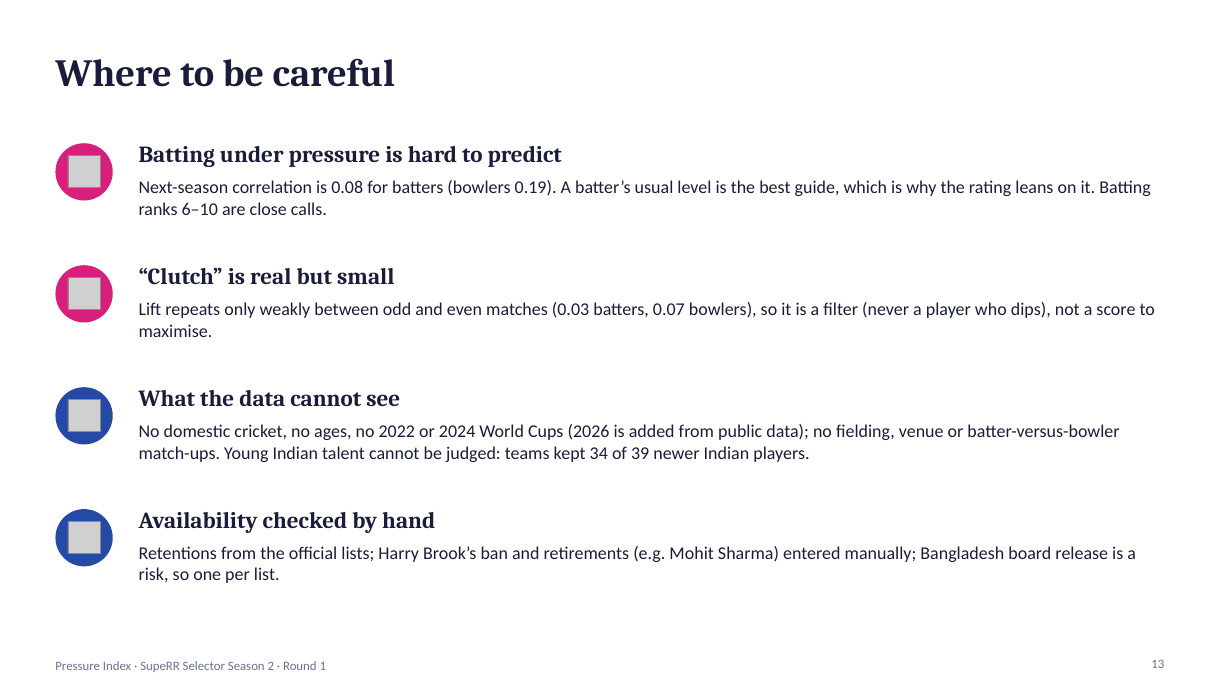
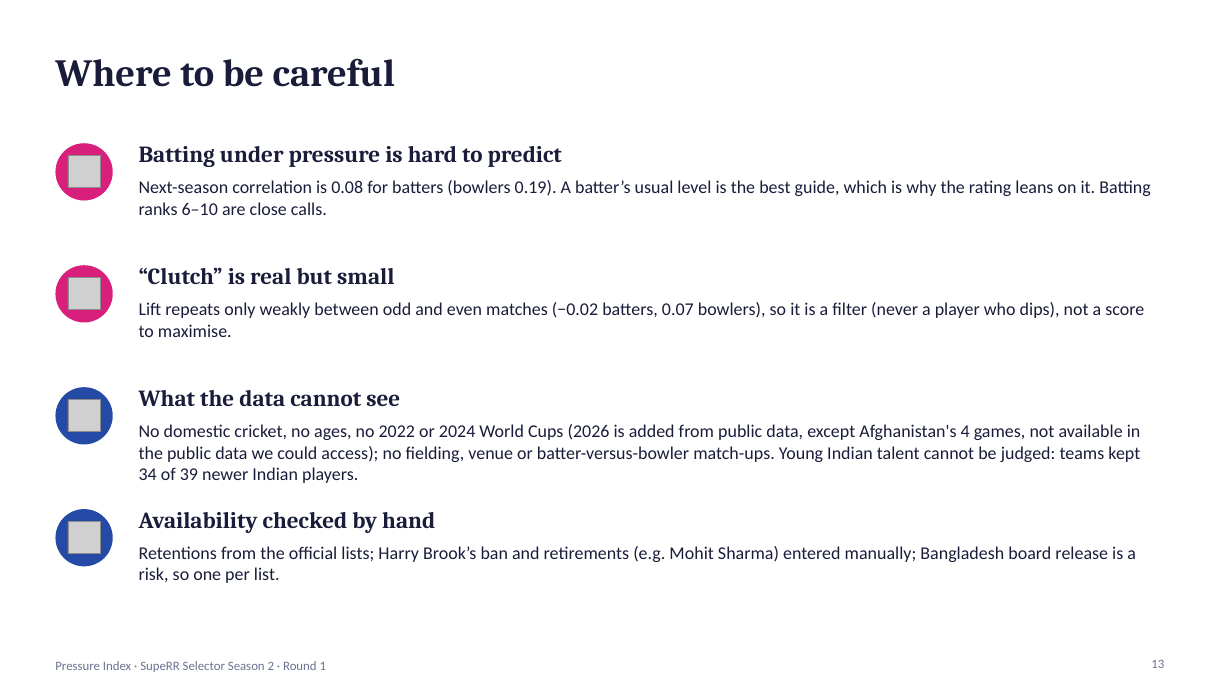
Before and after one commit to AnshBhavsar1654/Pressure-Index, a slide deck: slide 13 of Pressure_Index_RR_2027.pptx. Drawn at 1232x693 pixels with LibreOffice and Linux fonts; fonts in the diff are those of the drawing; grey boxes stand for pictures. Boxes give left, top, right and bottom in pixels: in the first picture for what was removed or moved away, otherwise in the second. Text is boxed around its words. In the diff, an @@ line names an element or a change of style, - is before the commit and + after.

```diff
--- a/Pressure_Index_RR_2027.pptx
+++ b/Pressure_Index_RR_2027.pptx
@@ text at (x1=139, y1=302, x2=1144, y2=337): text changed @@
-Lift repeats only weakly between odd and even matches (0.03 batters, 0.07 bowlers), so it is a filter (never a player who dips), not a score to maximise.
+Lift repeats only weakly between odd and even matches (−0.02 batters, 0.07 bowlers), so it is a filter (never a player who dips), not a score to maximise.
@@ text at (x1=139, y1=424, x2=1141, y2=483): text changed @@
-No domestic cricket, no ages, no 2022 or 2024 World Cups (2026 is added from public data); no fielding, venue or batter-versus-bowler match-ups. Young Indian talent cannot be judged: teams kept 34 of 39 newer Indian players.
+No domestic cricket, no ages, no 2022 or 2024 World Cups (2026 is added from public data, except Afghanistan's 4 games, not available in the public data we could access); no fielding, venue or batter-versus-bowler match-ups. Young Indian talent cannot be judged: teams kept 34 of 39 newer Indian players.
```
Also in this commit, not shown: 9 other slides changed, 11 other files.
